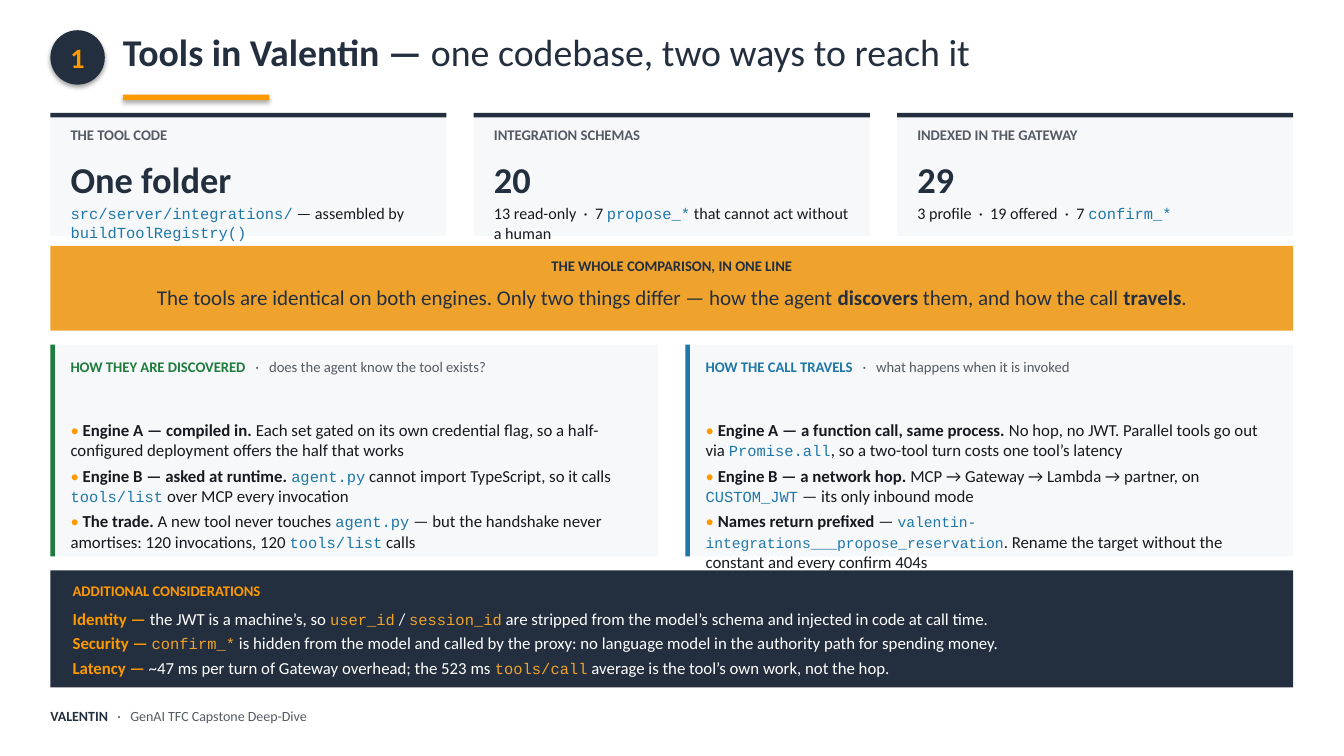
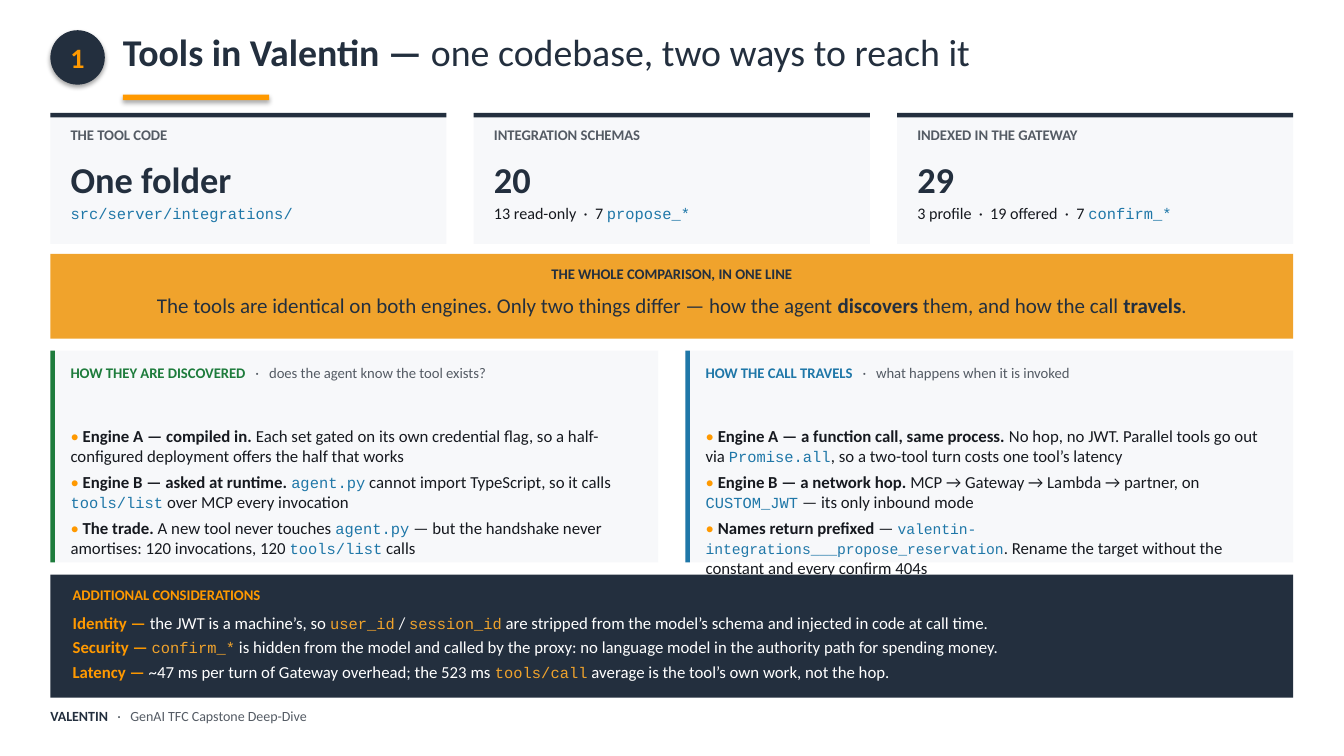
Before and after one commit to coralst/valentin-romantic-agent, a slide deck: slide 1 of docs/Valentin-Gateway-Slides.pptx. Drawn at 1344x756 pixels with LibreOffice and Linux fonts; fonts in the diff are those of the drawing. Boxes give left, top, right and bottom in pixels: in the first picture for what was removed or moved away, otherwise in the second. Text is boxed around its words. In the diff, an @@ line names an element or a change of style, - is before the commit and + after.

```diff
--- a/docs/Valentin-Gateway-Slides.pptx
+++ b/docs/Valentin-Gateway-Slides.pptx
@@ rectangle: place and size @@
-rectangle at (50,113,447,236)
+rectangle at (50,113,447,244)
@@ rectangle: place and size @@
-rectangle at (474,113,870,236)
+rectangle at (474,113,870,244)
@@ rectangle: place and size @@
-rectangle at (897,113,1294,236)
+rectangle at (897,113,1294,244)
@@ text at (71,208,293,222): text changed @@
-src/server/integrations/ — assembled by buildToolRegistry()
+src/server/integrations/
@@ text at (494,207,690,223): text changed @@
-13 read-only · 7 propose_* that cannot act without a human
+13 read-only · 7 propose_*
@@ 2 texts, 1 rectangle: place and size @@
-2 texts, 1 rectangle at (50,246,1294,331)
+2 texts, 1 rectangle at (50,254,1294,339)
@@ 5 texts, 4 rectangles: place and size @@
-5 texts, 4 rectangles at (50,345,1294,596)
+5 texts, 4 rectangles at (50,351,1294,600)
@@ rectangle: place and size @@
-rectangle at (50,571,1294,688)
+rectangle at (50,575,1294,698)
@@ text "Identity — the JWT is ...": place and size @@
-text "Identity — the JWT is ..." at (73,613,998,677)
+text "Identity — the JWT is ..." at (73,617,998,681)
```
Also in this commit, not shown: 1 other slide changed, 1 other file.
